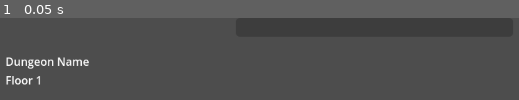
Above: before the commit, frame 1.
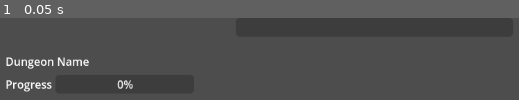
Above: after the commit, the same moment.

Repository: CloneDeath/heroes-of-diamondfall
Game: Godot game, scene res://Adventure/Events/DungeonEvent/dungeon_event.tscn
Same seed, same stepped clock (60 frames per second), same inputs: the game is played once before the commit and once after it. This scene is started directly instead of the project's main scene.
Inputs:
- Up to frame 1 (0.05 s): no input

The runs differ from the first frame. In frame 1, 1.0% of the frame differs, in the area x 1-26%, y 70-91%.

Commit message:
Added progress to the dungeon event

Diff:
--- a/Adventure/Events/DungeonEvent/dungeon_event.gd
+++ b/Adventure/Events/DungeonEvent/dungeon_event.gd
@@ -18,6 +18,8 @@
 	_load_room_and_units();
 
 func _process(delta: float) -> void:
+	if (_dungeon):
+		%DungeonProgress.value = _dungeon.progress() * 100;
 	if (!process): return;
 
 	progress += delta / time_per_step;
--- a/Adventure/Events/DungeonEvent/dungeon_event.tscn
+++ b/Adventure/Events/DungeonEvent/dungeon_event.tscn
@@ -20,13 +20,22 @@
 offset_bottom = 74.0
 text = "Dungeon Name"
 
-[node name="RoomNumber" type="Label" parent="."]
+[node name="HBoxContainer" type="HBoxContainer" parent="."]
 layout_mode = 0
 offset_left = 44.0
-offset_top = 78.0
-offset_right = 230.0
-offset_bottom = 101.0
-text = "Floor 1"
+offset_top = 76.0
+offset_right = 316.0
+offset_bottom = 116.0
+
+[node name="Progress" type="Label" parent="HBoxContainer"]
+layout_mode = 2
+text = "Progress"
+
+[node name="DungeonProgress" type="ProgressBar" parent="HBoxContainer"]
+unique_name_in_owner = true
+custom_minimum_size = Vector2(200, 0)
+layout_mode = 2
+size_flags_vertical = 4
 
 [node name="ProgressBar" type="ProgressBar" parent="."]
 custom_minimum_size = Vector2(400, 0)
